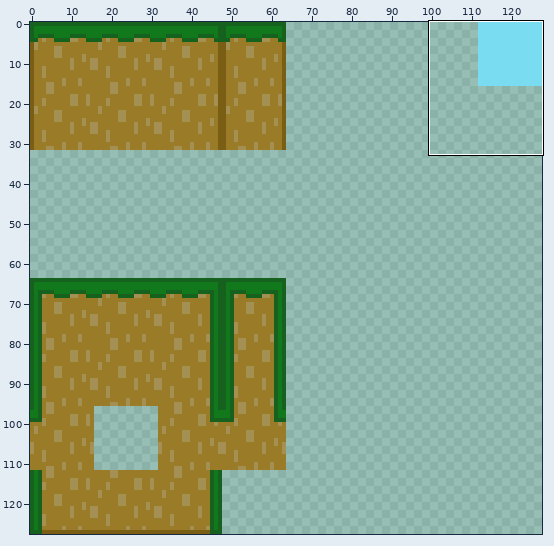
Sprite sheet: assets/Outdoor_Tileset.png. Above: a wide view before the commit, with the close-up outlined.
Close-up. Before the edit:
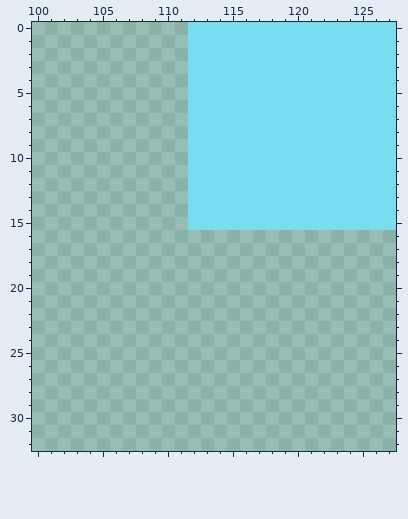
The file is 128x128 pixels. Shown: x 100..127, y 0..32.
The same view after the edit:
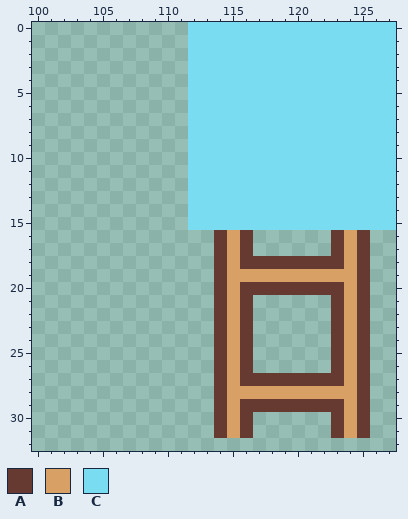
Palette (. is transparent): A #663931  B #d9a066  C #7adcf0
Edits made:
{"y":16,"x":114,"old":"...","new":"ABA"}
{"y":16,"x":123,"old":"...","new":"ABA"}
{"y":17,"x":114,"old":"...","new":"ABA"}
{"y":17,"x":123,"old":"...","new":"ABA"}
{"y":18,"x":114,"old":"............","new":"ABAAAAAAAABA"}
{"y":19,"x":114,"old":"............","new":"ABBBBBBBBBBA"}
{"y":20,"x":114,"old":"............","new":"ABAAAAAAAABA"}
{"y":21,"x":114,"old":"...","new":"ABA"}
{"y":21,"x":123,"old":"...","new":"ABA"}
{"y":22,"x":114,"old":"...","new":"ABA"}
{"y":22,"x":123,"old":"...","new":"ABA"}
{"y":23,"x":114,"old":"...","new":"ABA"}
{"y":23,"x":123,"old":"...","new":"ABA"}
{"y":24,"x":114,"old":"...","new":"ABA"}
{"y":24,"x":123,"old":"...","new":"ABA"}
{"y":25,"x":114,"old":"...","new":"ABA"}
{"y":25,"x":123,"old":"...","new":"ABA"}
{"y":26,"x":114,"old":"...","new":"ABA"}
{"y":26,"x":123,"old":"...","new":"ABA"}
{"y":27,"x":114,"old":"............","new":"ABAAAAAAAABA"}
{"y":28,"x":114,"old":"............","new":"ABBBBBBBBBBA"}
{"y":29,"x":114,"old":"............","new":"ABAAAAAAAABA"}
{"y":30,"x":114,"old":"...","new":"ABA"}
{"y":30,"x":123,"old":"...","new":"ABA"}
{"y":31,"x":114,"old":"...","new":"ABA"}
{"y":31,"x":123,"old":"...","new":"ABA"}
{"label":"added","picture_box":[214,230,370,438]}
